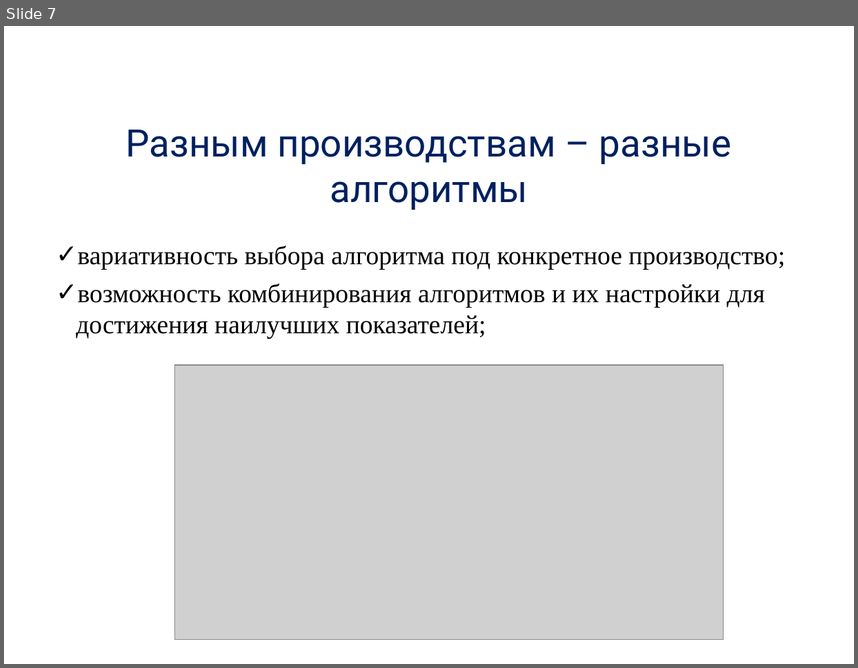
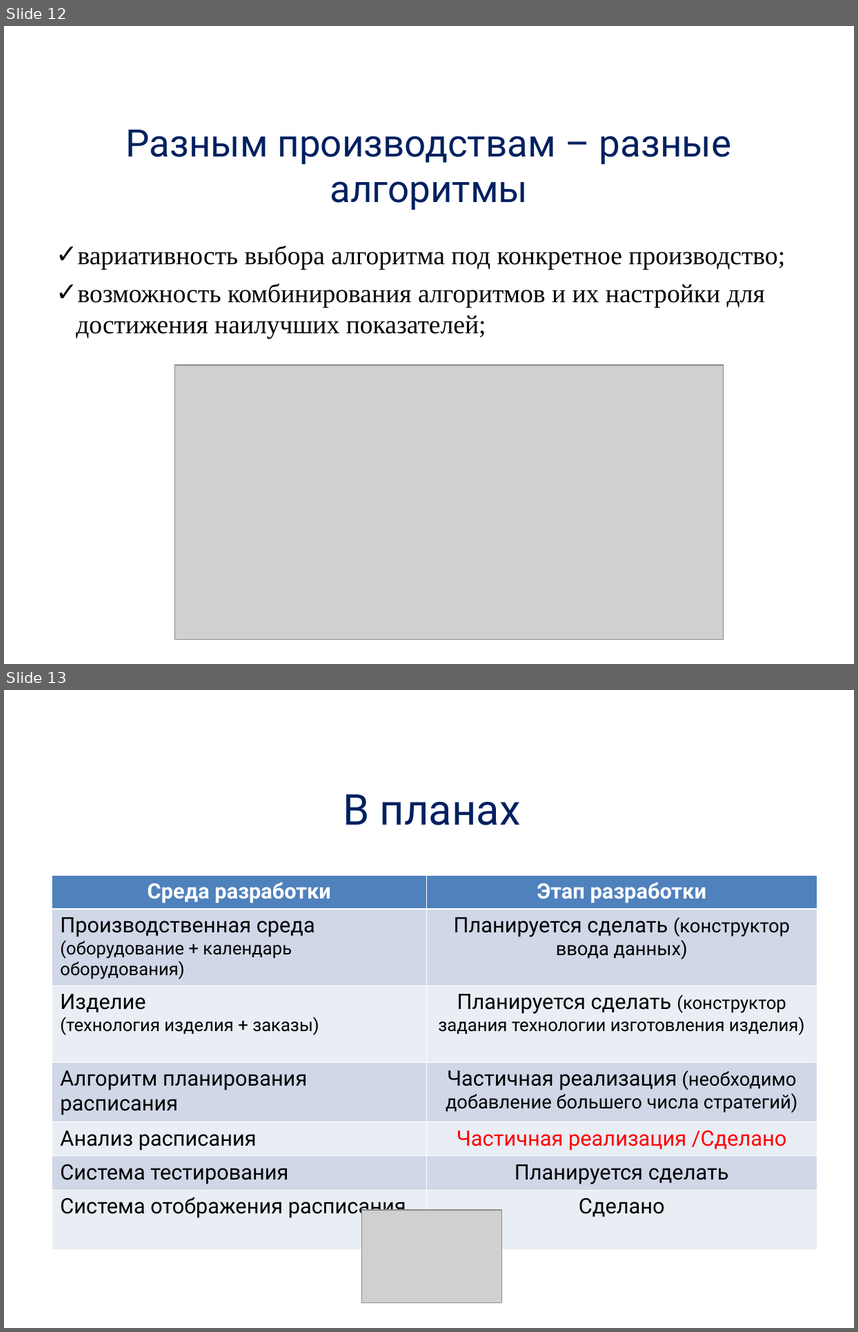
Before and after one commit to alexdegtev/SchedulerTask, a slide deck: Docs/presentation.ppt. Shown one above the other, each under a label of ours: slide 7 before the commit, slides 12 and 13 after it. The pictures are 858x668 and 858x1332 pixels, drawn with LibreOffice and Linux fonts; fonts in the diff are those of the drawing; grey boxes stand for pictures; background and template pictures are left out. Boxes give left, top, right and bottom in pixels: in the first picture for what was removed or moved away, otherwise in the second. Text is boxed around its words. In the diff, an @@ line names an element or a change of style, - is before the commit and + after.

```diff
--- a/Docs/presentation.ppt
+++ b/Docs/presentation.ppt
@@ slide 13 added at (4,690,854,1328), background picture (left out) @@
@@ title added at (343,794,521,825), 36 pt, text #002060 @@
+В планах
@@ table added at (52,876,817,1222), 7 rows, 2 columns @@
+Среда разработки | Этап разработки
+Производственная среда (оборудование + календарь оборудования) | Планируется сделать (конструктор ввода данных)
+Изделие / (технология изделия + заказы) | Планируется сделать (конструктор задания технологии изготовления изделия)
+Алгоритм планирования / расписания | Частичная реализация (необходимо добавление большего числа стратегий)
+Анализ расписания | Частичная реализация /Сделано
+Система тестирования | Планируется сделать
+Система отображения расписания | Сделано
@@ picture added at (362,1210,501,1302) @@
@@ what was slide 7 is now slide 12 @@
```
Also in this commit, not shown: 4 slides changed, 4 other slides added, 6 slides removed.
